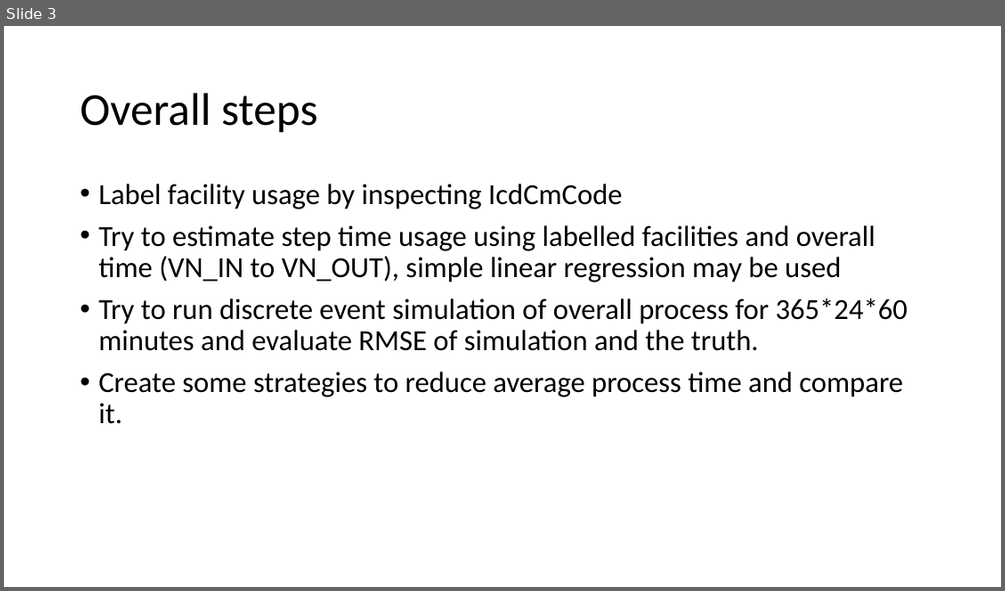
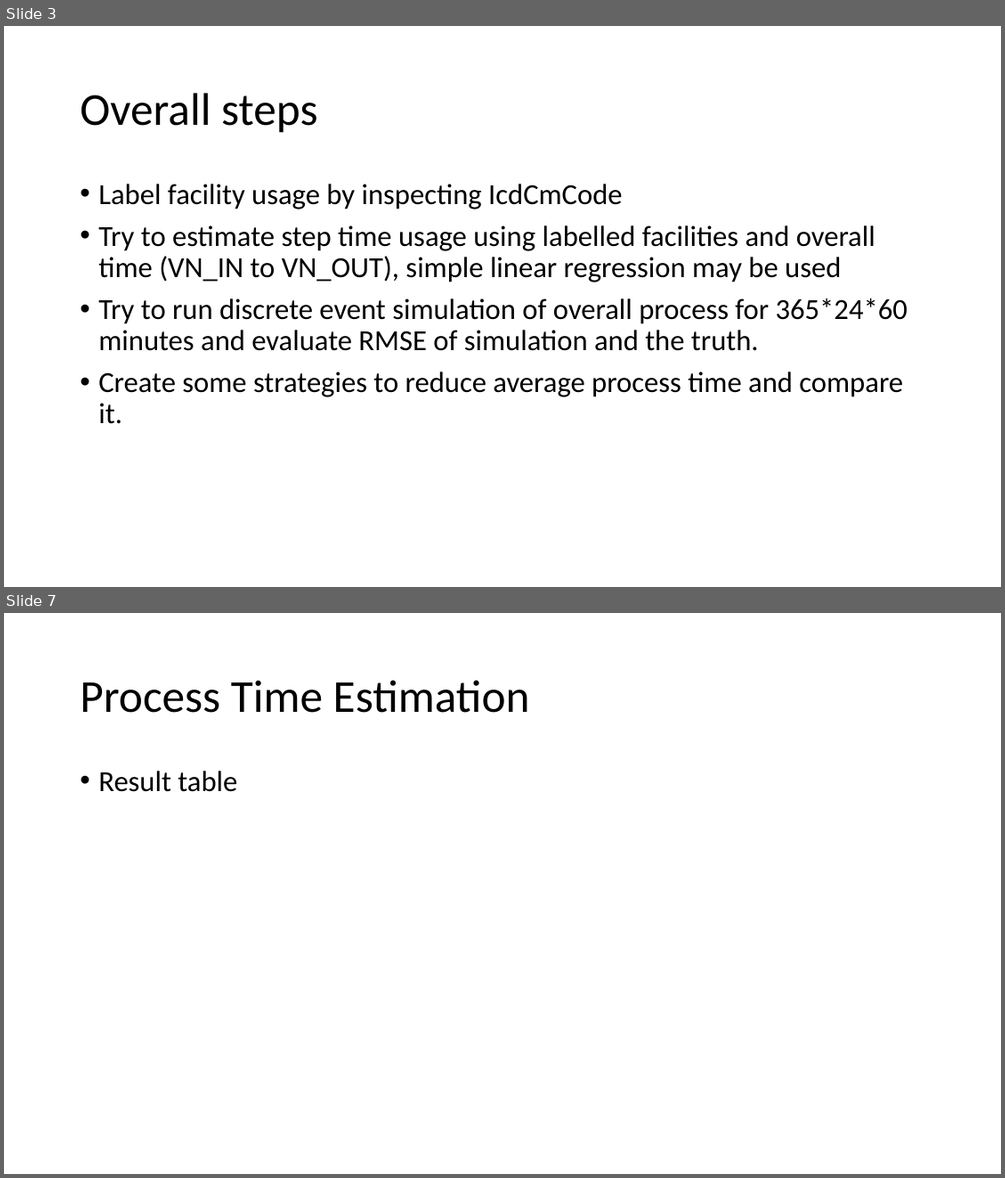
Before and after one commit to kawin7538/ds_hospital_project, a slide deck: memo_presentation/memo.pptx. Shown one above the other, each under a label of ours: slide 3 before the commit, slides 3 and 7 after it; the slides between them are not shown. The pictures are 1005x591 and 1005x1178 pixels, drawn with LibreOffice and Linux fonts; fonts in the diff are those of the drawing. Boxes give left, top, right and bottom in pixels: in the first picture for what was removed or moved away, otherwise in the second. Text is boxed around its words. In the diff, an @@ line names an element or a change of style, - is before the commit and + after.

```diff
--- a/memo_presentation/memo.pptx
+++ b/memo_presentation/memo.pptx
@@ slide 7 added at <box>4,613,1001,1174</box>, background #FFFFFF @@
@@ title added at <box>80,680,530,713</box>, 44 pt, text #000000 @@
+Process Time Estimation
@@ text added at <box>98,771,237,792</box>, 28 pt, text #000000 @@
+• Result table
```
Also in this commit, not shown: 9 other slides added, 6 other files.
